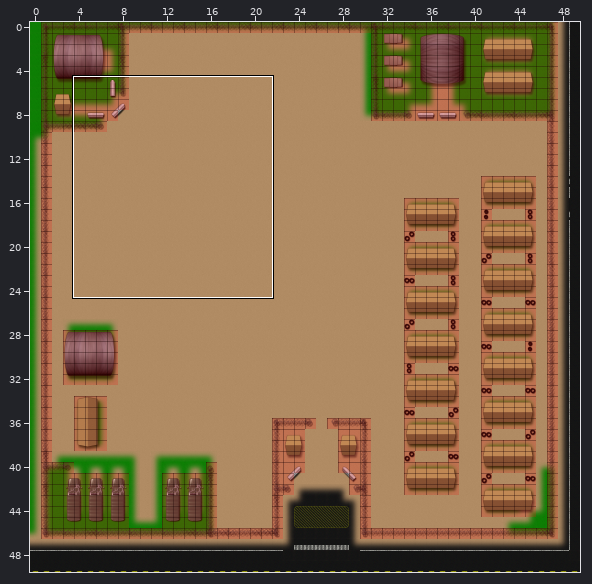
Two states of a Tiled map, SimSurance/Resources/armyBase.tmx. Above, an overview of the earlier version with the close-up marked.
Close-up. The starting point:
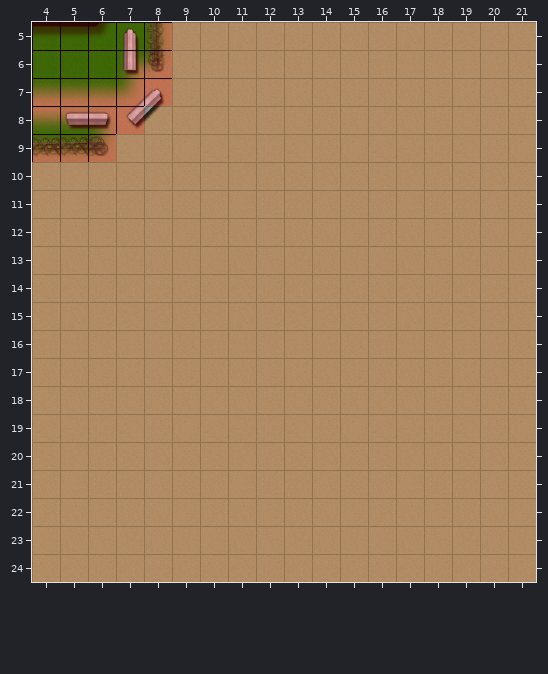
Cells are 64x64 px. Shown: x 4..21, y 5..24. The commit also changed other parts of the map, which this record leaves out.
The same view after the edit:
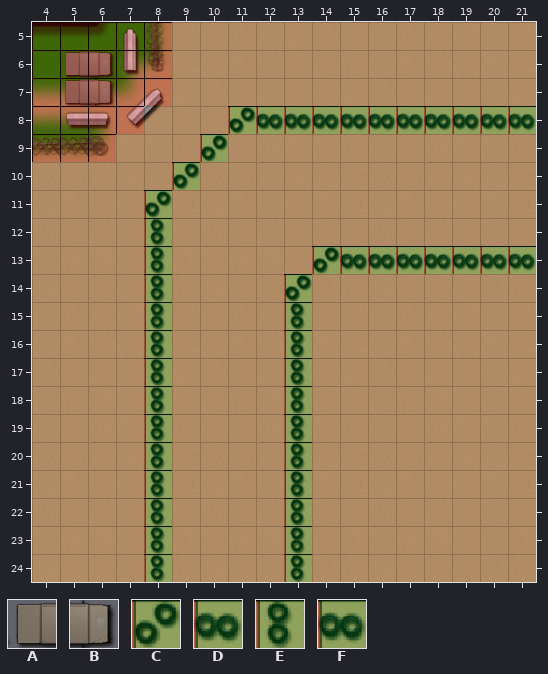
Key: from "army_base_tiles": A 97, B 98, C 144, D 145, E 160; from "meta_tiles": F 1.
_ is an empty cell.
See-through tiles are keyed as they look on the map.
Changes in this commit:
Changed rows in their new state; . is an unchanged cell.
Layer "fences":
first column x 5:
 6 AB...............
 7 AB...............
 8 ......CDDDDDDDDDD
 9 .....C...........
10 ....C............
11 ...C.............
12 ...E.............
13 ...E.....CDDDDDDD
14 ...E....C........
15 ...E....E........
16 ...E....E........
17 ...E....E........
18 ...E....E........
19 ...E....E........
20 ...E....E........
21 ...E....E........
22 ...E....E........
23 ...E....E........
24 ...E....E........
Layer "collision":
first column x 8:
 8 ...FFFFFFFFFFF
 9 ..F...........
10 .F............
11 F.............
12 F.............
13 F.....FFFFFFFF
14 F....F........
15 F....F........
16 F....F........
17 F....F........
18 F....F........
19 F....F........
20 F....F........
21 F....F........
22 F....F........
23 F....F........
24 F....F........
Changed places in both close-ups, as pixel boxes (x1, y1, x2, y2):
added: (61, 51, 115, 106)
added: (144, 106, 536, 582)
